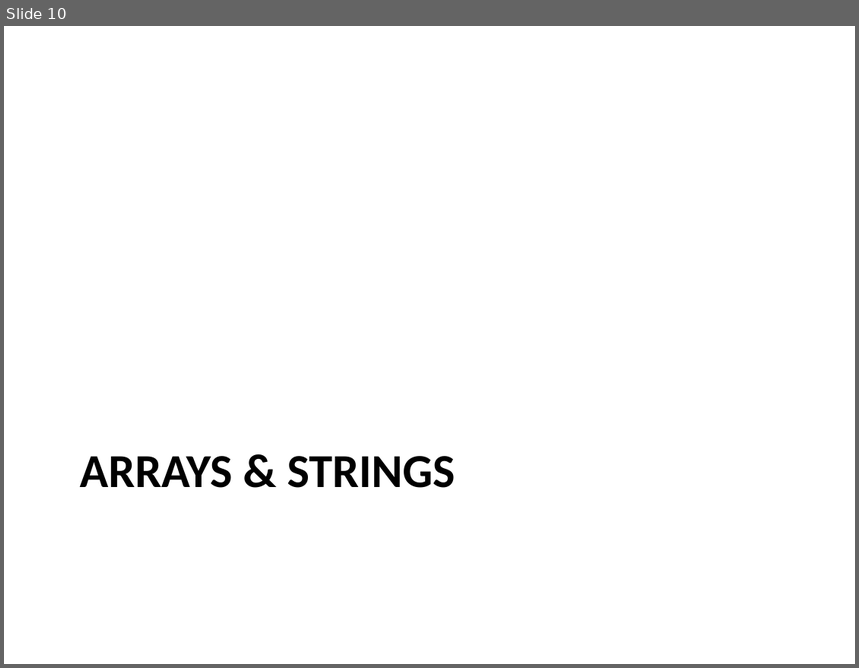
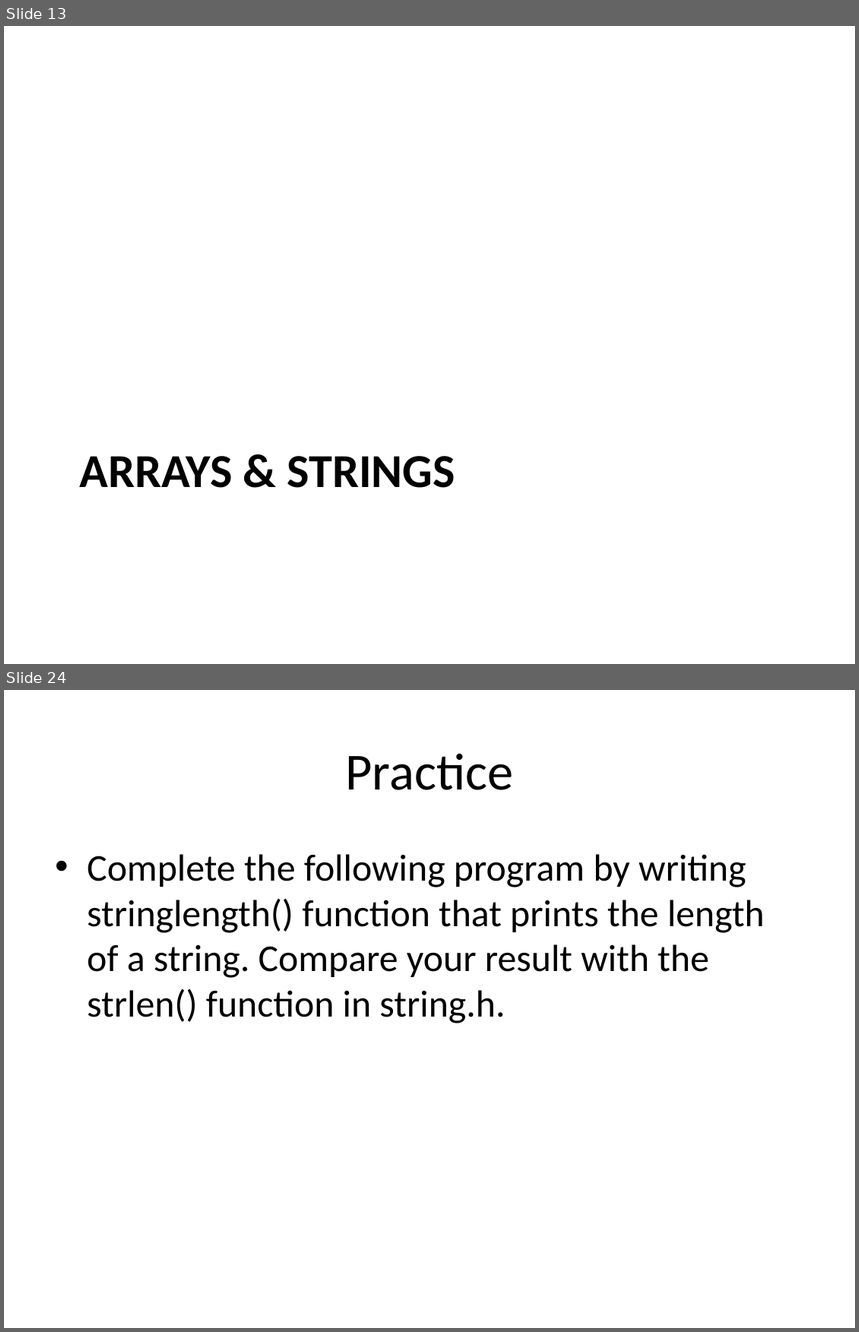
Before and after one commit to kinsidar/Spring2016, a slide deck: Slides/Lesson3.pptx. Shown one above the other, each under a label of ours: slide 10 before the commit, slides 13 and 24 after it; the slides between them are not shown. The pictures are 859x668 and 859x1332 pixels, drawn with LibreOffice and Linux fonts; fonts in the diff are those of the drawing. Boxes give left, top, right and bottom in pixels: in the first picture for what was removed or moved away, otherwise in the second. Text is boxed around its words. In the diff, an @@ line names an element or a change of style, - is before the commit and + after.

```diff
--- a/Slides/Lesson3.pptx
+++ b/Slides/Lesson3.pptx
@@ slide 24 added at (4, 690, 855, 1328), background #FFFFFF @@
@@ title added at (346, 753, 513, 790), 44 pt, text #000000 @@
+Practice
@@ text added at (87, 854, 765, 1024), 32 pt, text #000000 @@
+• Complete the following program by writing stringlength() function that prints the length of a string. Compare your result with the strlen() function in string.h.
@@ what was slide 10 is now slide 13 @@
```
Also in this commit, not shown: 5 slides changed, 10 other slides added, 1 other file.
